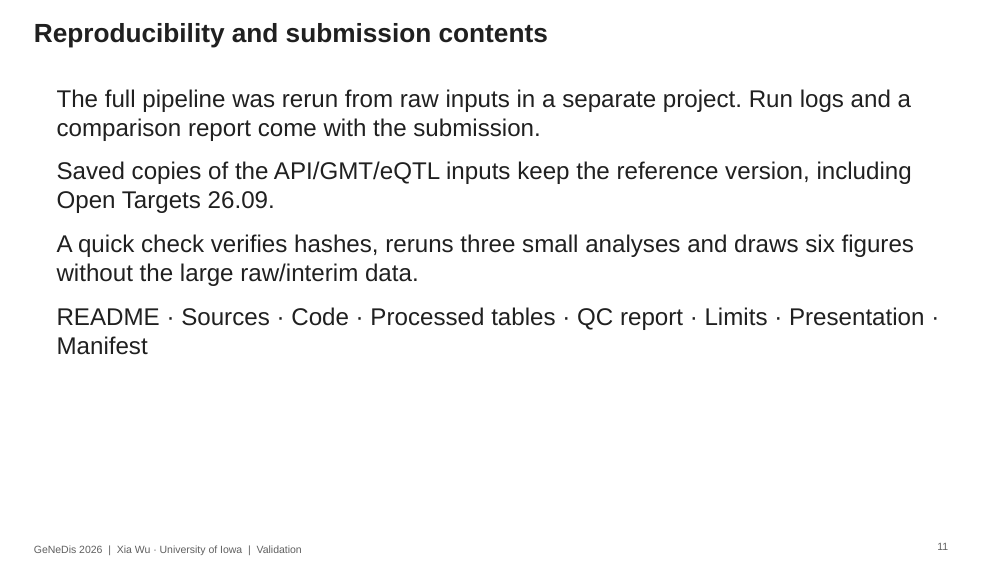
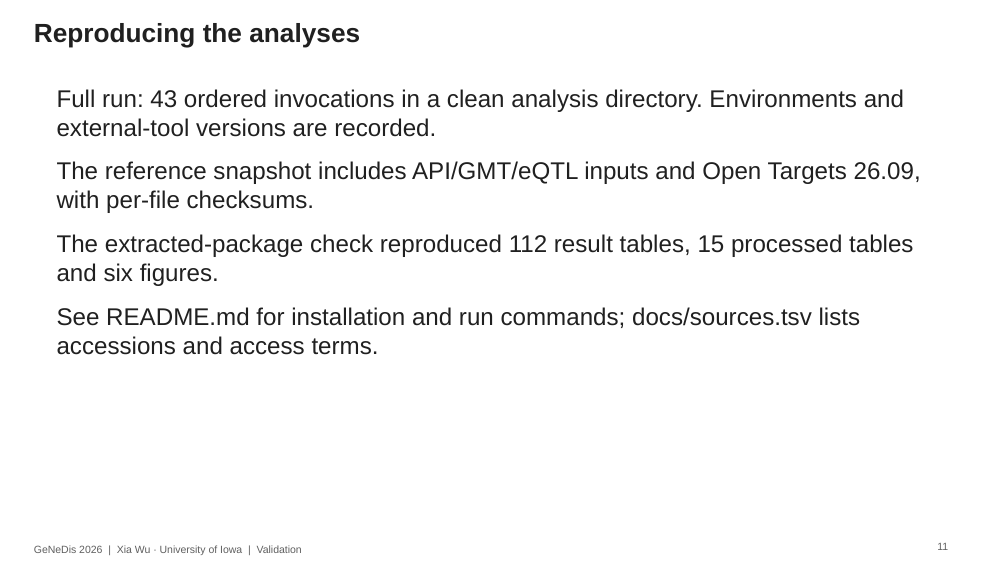
Before and after one commit to candicewu0515/genedis2026-ra-multiomics, a slide deck: slide 11 of presentation/GeNeDis2026_RA_results.pptx. Drawn at 1008x567 pixels with LibreOffice and Linux fonts; fonts in the diff are those of the drawing. Boxes give left, top, right and bottom in pixels: in the first picture for what was removed or moved away, otherwise in the second. Text is boxed around its words. In the diff, an @@ line names an element or a change of style, - is before the commit and + after.

Commit message:
Revise report and slides with concrete scientific prose

```diff
--- a/presentation/GeNeDis2026_RA_results.pptx
+++ b/presentation/GeNeDis2026_RA_results.pptx
@@ text at (x1=34, y1=23, x2=360, y2=47): text changed @@
-Reproducibility and submission contents
+Reproducing the analyses
@@ text at (x1=57, y1=89, x2=921, y2=355): text changed @@
-The full pipeline was rerun from raw inputs in a separate project. Run logs and a comparison report come with the submission.
-Saved copies of the API/GMT/eQTL inputs keep the reference version, including Open Targets 26.09.
-A quick check verifies hashes, reruns three small analyses and draws six figures without the large raw/interim data.
-README · Sources · Code · Processed tables · QC report · Limits · Presentation · Manifest
+Full run: 43 ordered invocations in a clean analysis directory. Environments and external-tool versions are recorded.
+The reference snapshot includes API/GMT/eQTL inputs and Open Targets 26.09, with per-file checksums.
+The extracted-package check reproduced 112 result tables, 15 processed tables and six figures.
+See README.md for installation and run commands; docs/sources.tsv lists accessions and access terms.
```
Also in this commit, not shown: 6 other slides changed, 13 other files.
